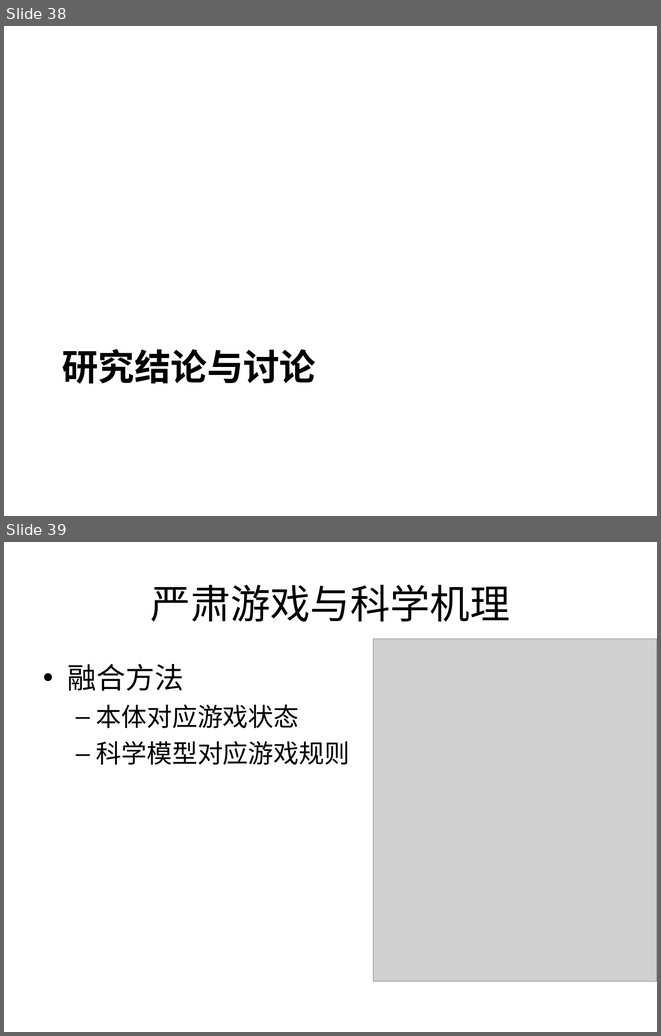
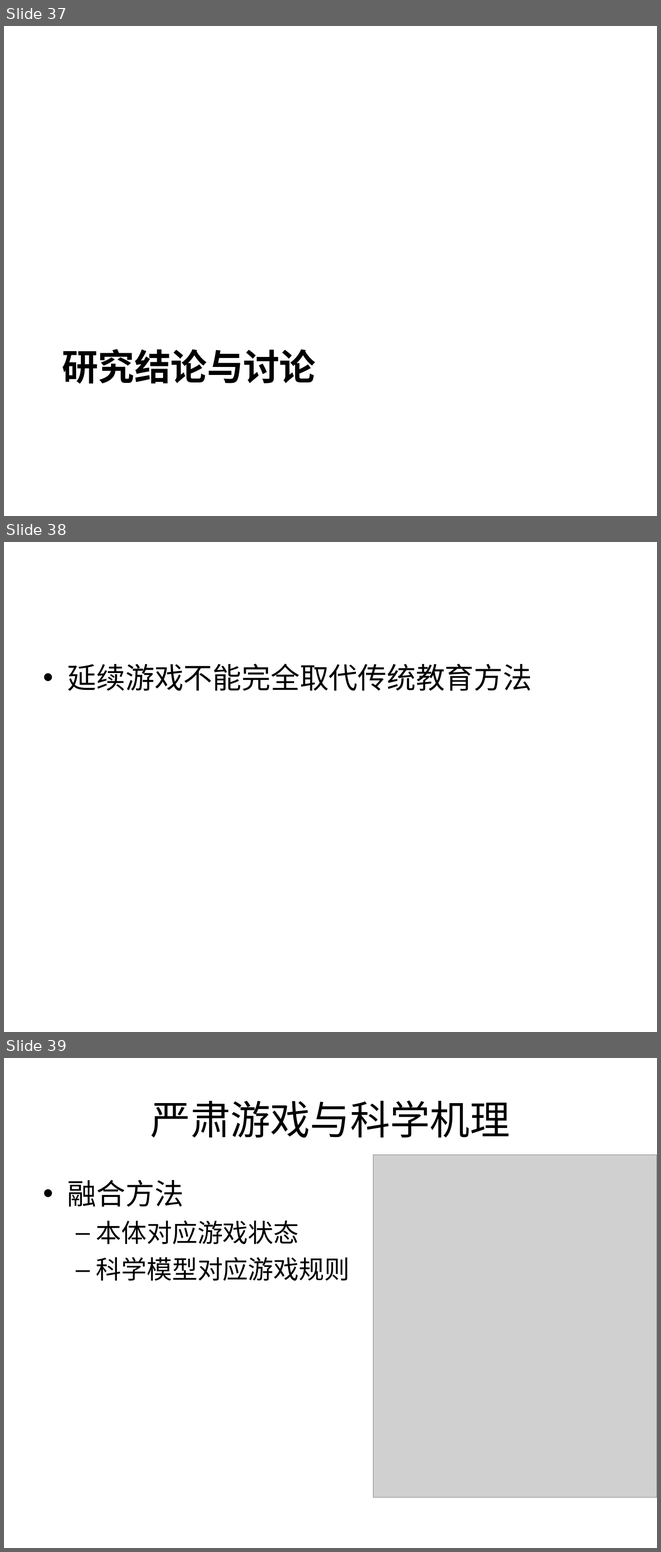
Before and after one commit to Nookleptia/qianmen3d, a slide deck: 毕设文件/毕设提纲.ppt. Shown one above the other, each under a label of ours: slides 38 and 39 before the commit, slides 37, 38 and 39 after it. The pictures are 661x1036 and 661x1552 pixels, drawn with LibreOffice and Linux fonts; fonts in the diff are those of the drawing; grey boxes stand for pictures. Boxes give left, top, right and bottom in pixels: in the first picture for what was removed or moved away, otherwise in the second. Text is boxed around its words. In the diff, an @@ line names an element or a change of style, - is before the commit and + after.

```diff
--- a/毕设文件/毕设提纲.ppt
+++ b/毕设文件/毕设提纲.ppt
@@ slide 38 added at (4,542,657,1032), background #FFFFFF @@
@@ text added at (68,663,532,691), 32 pt, text #000000 @@
+• 延续游戏不能完全取代传统教育方法
@@ what was slide 38 is now slide 37 @@
```
Also in this commit, not shown: 1 slide changed, 1 slide removed, 3 other files.
